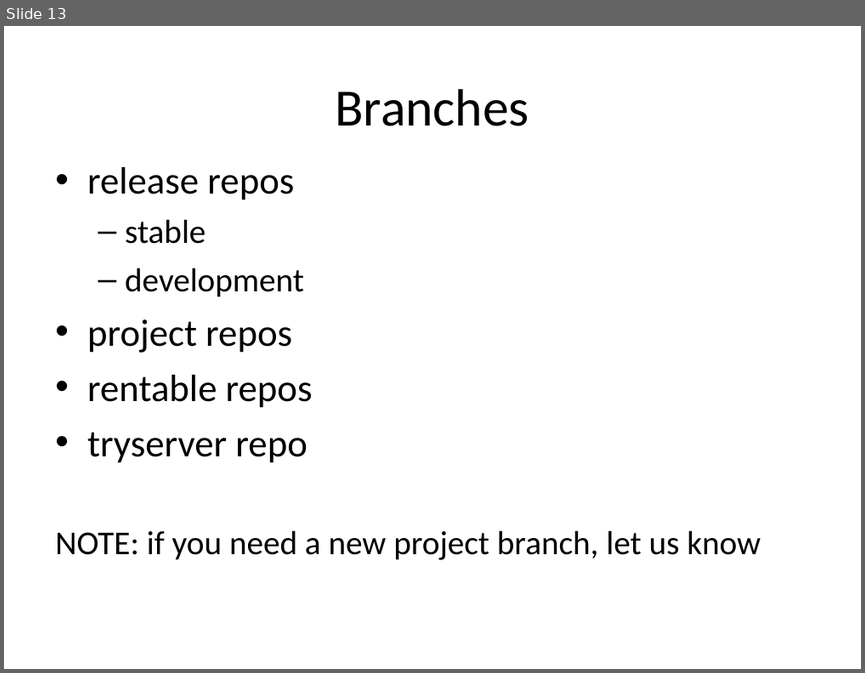
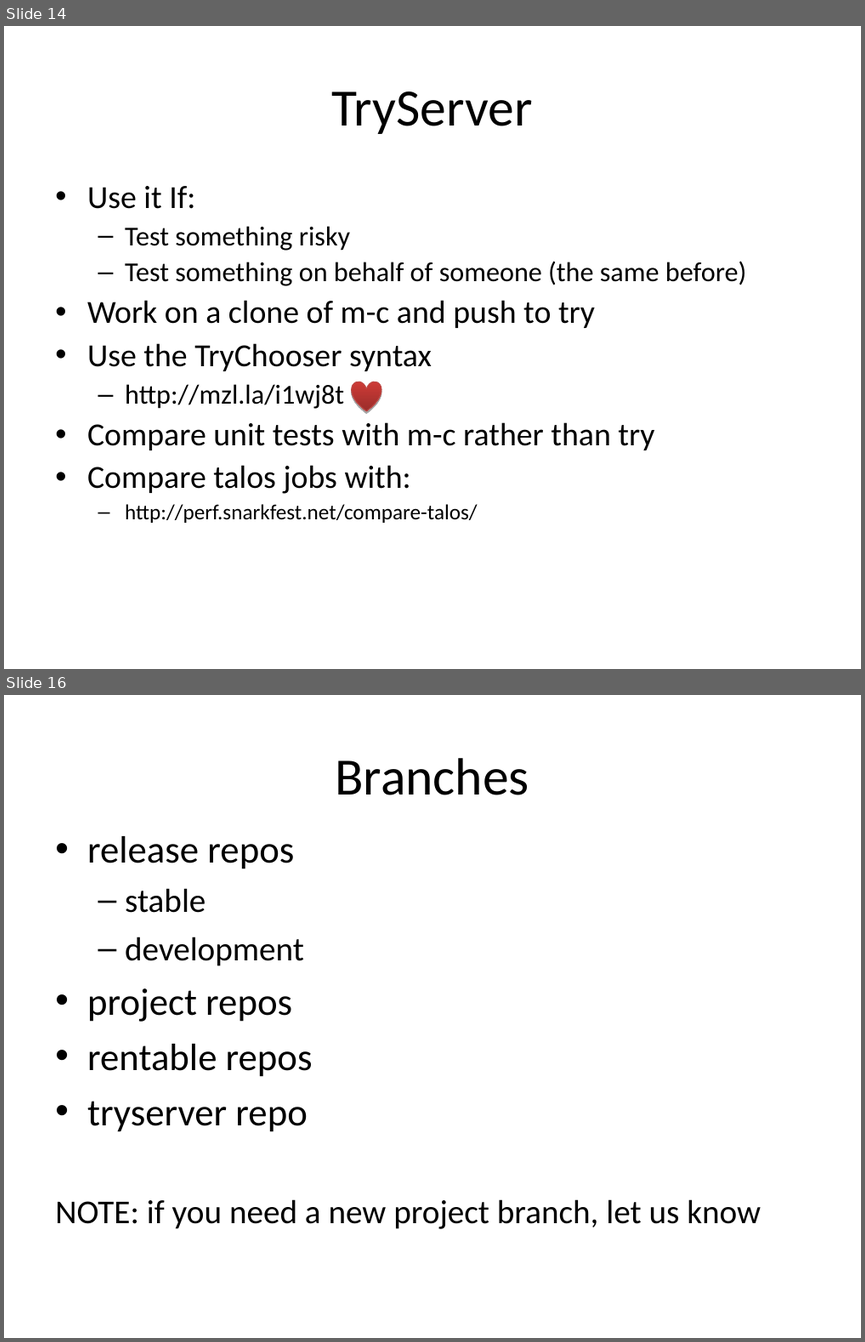
Before and after one commit to armenzg/playground, a slide deck: mozilla/slides/presentations/RelEng-newhire-brownbag-april2011.ppt. Shown one above the other, each under a label of ours: slide 13 before the commit, slides 14 and 16 after it; the slides between them are not shown. The pictures are 865x673 and 865x1342 pixels, drawn with LibreOffice and Linux fonts; fonts in the diff are those of the drawing. Boxes give left, top, right and bottom in pixels: in the first picture for what was removed or moved away, otherwise in the second. Text is boxed around its words. In the diff, an @@ line names an element or a change of style, - is before the commit and + after.

```diff
--- a/mozilla/slides/presentations/RelEng-newhire-brownbag-april2011.ppt
+++ b/mozilla/slides/presentations/RelEng-newhire-brownbag-april2011.ppt
@@ slide 14 added at box(4, 26, 861, 669), background #FFFFFF @@
@@ title added at box(332, 91, 533, 134), 44 pt, text #000000 @@
+TryServer
@@ text added at box(87, 186, 746, 522), 27 pt, text #000000 @@
+• Use it If:
+  – Test something risky
+  – Test something on behalf of someone (the same before)
+• Work on a clone of m-c and push to try
+• Use the TryChooser syntax
+  – http://mzl.la/i1wj8t
+• Compare unit tests with m-c rather than try
+• Compare talos jobs with:
+  – http://perf.snarkfest.net/compare-talos/
@@ freeform shape added at box(352, 380, 382, 411), fill gradient #CE3B37 to #9B2D2A, outline #BE4B48 0.74 pt @@
@@ what was slide 13 is now slide 16 @@
```
Also in this commit, not shown: 9 slides changed, 4 other slides added, 5 slides removed.
